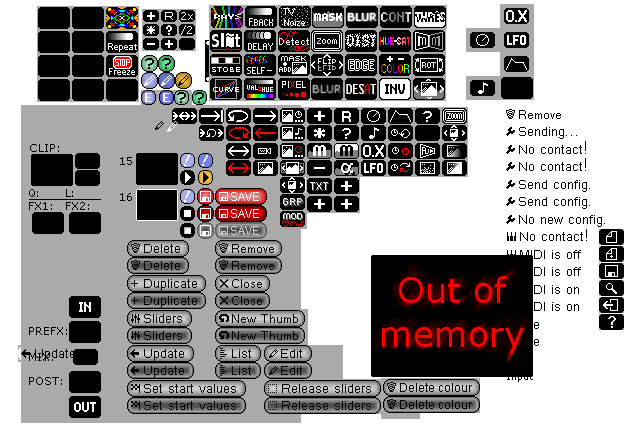
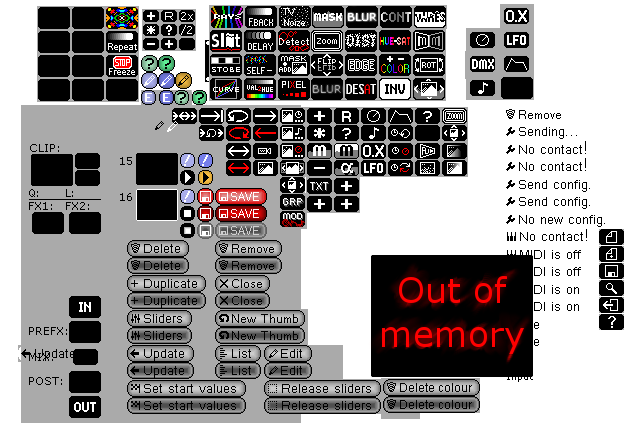
Comparing the layer stacks of the two 626 × 444 images. Changes:
painted on "New Layer#4" over [left=465, top=51, right=500, bottom=79]
